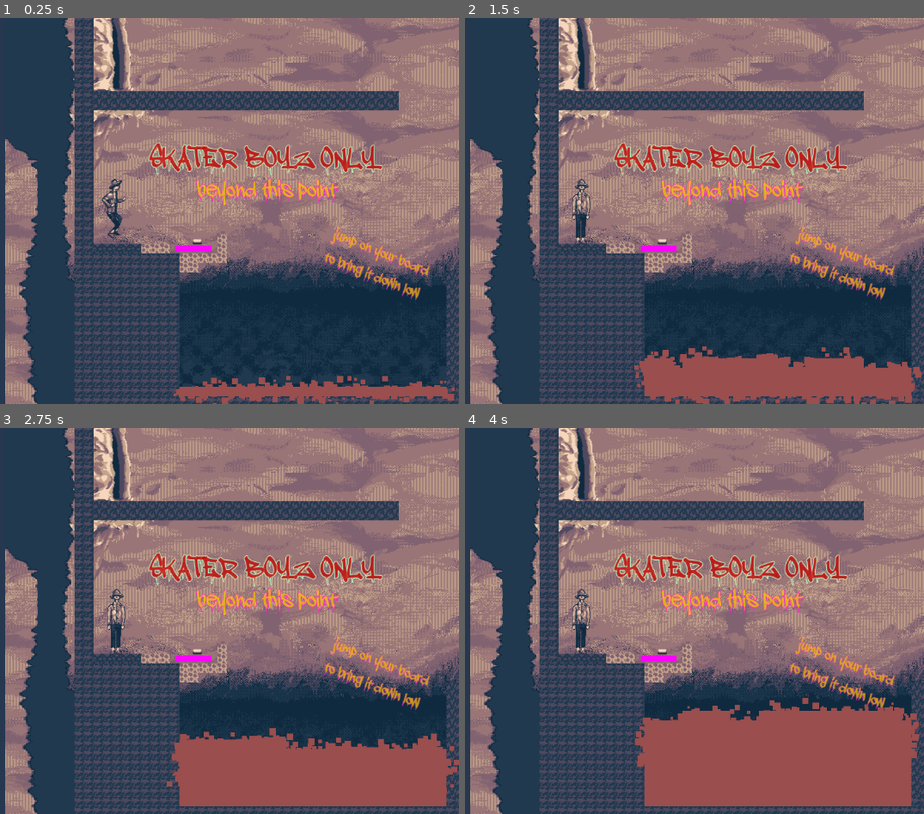
Above: before the commit, frames 1-4 (two rows, left to right).
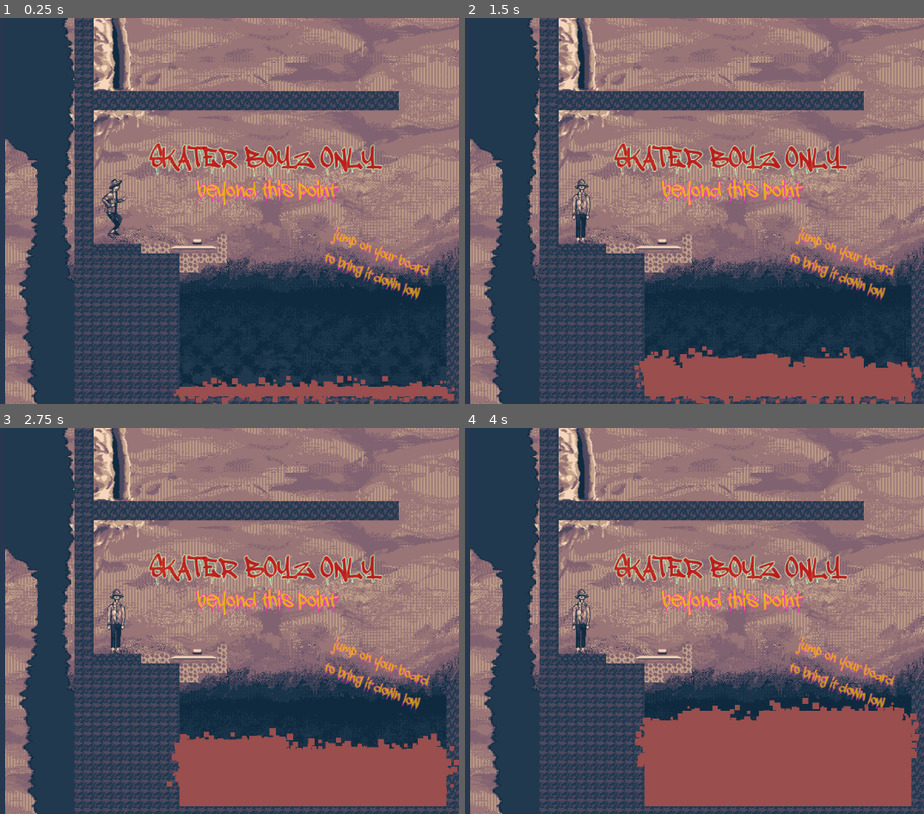
Above: after the commit, the same moments.

Repository: hellomynameisren/ludumdare
Game: Godot game, scene res://liquid/complete_levels/04_skate.tscn
Two runs of this game, one before a commit and one after it. Both use one fixed random seed, a clock stepped at 60 frames per second and the inputs below.
Inputs:
- Up to frame 1 (0.25 s): no input
- Up to frame 2 (1.5 s): no input
- Up to frame 3 (2.75 s): no input
- Up to frame 4 (4 s): no input

The runs differ from the first frame. In frame 1, 0.2% of the frame differs, in the area x 37-48%, y 58-61%; in frame 2, 0.2%; in frame 3, 0.2%; in frame 4, 0.2%.

Commit message:
moving platform sprite

Diff:
--- a/liquid/moving_platform.tscn
+++ b/liquid/moving_platform.tscn
@@ -1,13 +1,10 @@
 [gd_scene load_steps=4 format=3 uid="uid://bhoptg1vuamy5"]
 
 [ext_resource type="Script" path="res://liquid/Moving Platform.gd" id="1_wim8v"]
+[ext_resource type="Texture2D" uid="uid://cera7c4fkju02" path="res://assets/movingplatform.png" id="2_hf81l"]
 
 [sub_resource type="RectangleShape2D" id="RectangleShape2D_8inn4"]
 size = Vector2(40, 10)
-
-[sub_resource type="NoiseTexture2D" id="NoiseTexture2D_c8q86"]
-width = 30
-height = 10
 
 [node name="Moving Platform" type="CharacterBody2D"]
 position = Vector2(200, 170)
@@ -18,4 +15,6 @@
 shape = SubResource("RectangleShape2D_8inn4")
 
 [node name="Sprite2D" type="Sprite2D" parent="."]
-texture = SubResource("NoiseTexture2D_c8q86")
+position = Vector2(5.24521e-06, 0)
+scale = Vector2(1.33333, 1)
+texture = ExtResource("2_hf81l")
Binary file added: assets/movingplatform.png
Not shown, added: assets/movingplatform.png.import
